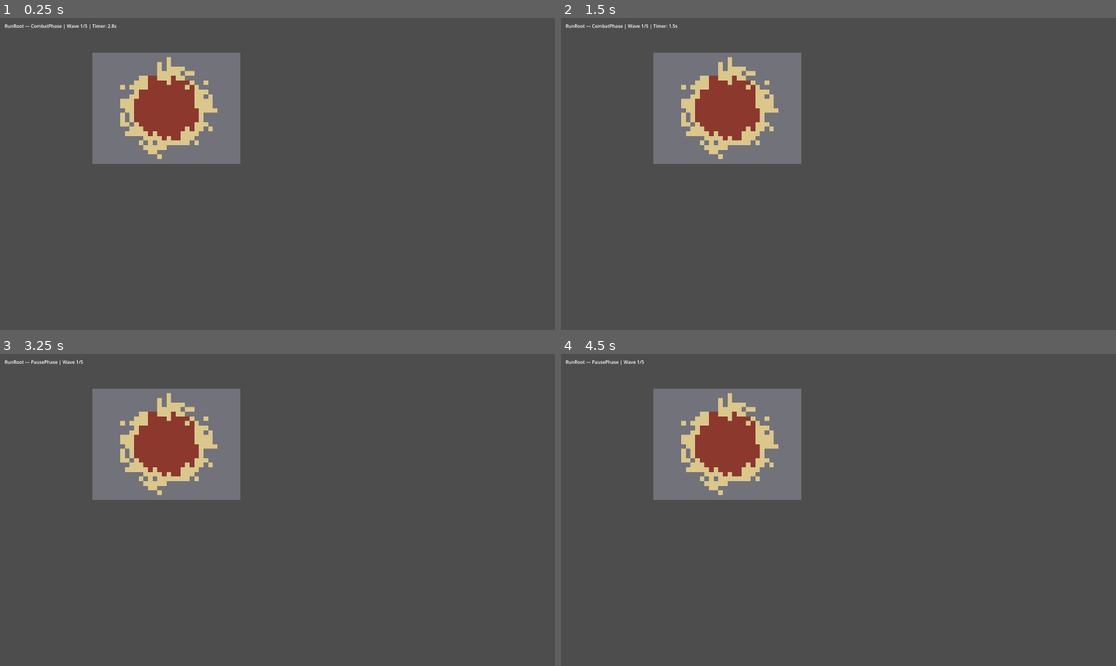
Above: before the commit, frames 1-4 (two rows, left to right).
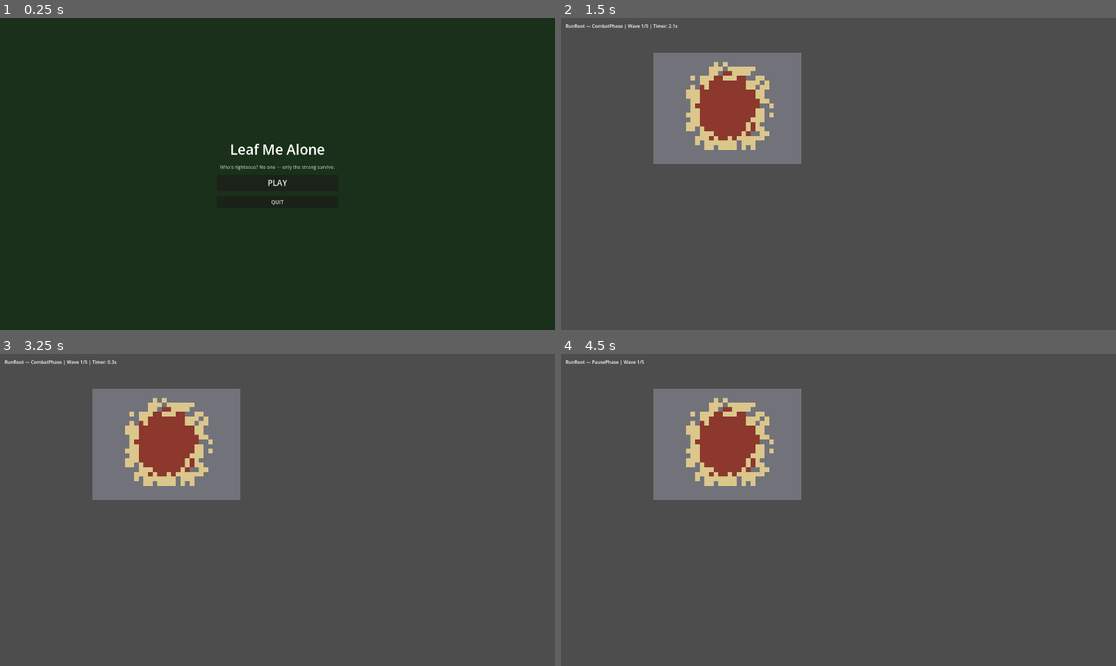
Above: after the commit, the same moments.

Repository: quocthai200x/Leaf-me-alone
Game: Godot game, scene res://scenes/main/main_menu.tscn
Two runs of this game, one before a commit and one after it. Both use one fixed random seed, a clock stepped at 60 frames per second and the inputs below. Before the commit the project starts from res://scenes/run/run_root.tscn.
Inputs (mouse positions are in pixels of both pictures, inside the frame that each line leads up to):
- Up to frame 1 (0.25 s): no input
- Up to frame 2 (1.5 s): click (838, 183) at 0.5 s, where only the run after the commit has a clickable "PLAY"; tap Enter at 1.25 s
- Up to frame 3 (3.25 s): tap Space at 2 s; tap Enter at 2.75 s
- Up to frame 4 (4.5 s): tap Space at 3.5 s; tap Enter at 4.25 s

The runs differ from the first frame. In frame 1, 100% of the frame differs, in the area x 0-100%, y 0-100%; in frame 2, 1.3%; in frame 3, 1.4%; in frame 4, 1.3%.

Commit message:
Add Main Menu and run start flow (Story 1.5).
PLAY/QUIT menu, loading overlay with tropical quip, scene change to RunRoot with wave 1 start. Godot boot verified.

Diff:
--- a/leaf-me-alone/project.godot
+++ b/leaf-me-alone/project.godot
@@ -11,7 +11,7 @@
 [application]
 
 config/name="Leaf Me Alone"
-run/main_scene="res://scenes/run/run_root.tscn"
+run/main_scene="res://scenes/main/main_menu.tscn"
 config/features=PackedStringArray("4.7", "Forward Plus")
 
 [autoload]
--- /dev/null
+++ b/leaf-me-alone/scenes/main/main_menu.gd
@@ -0,0 +1,69 @@
+extends Control
+## Events emitted: none
+## Events listened: none
+
+const RUN_ROOT_SCENE := "res://scenes/run/run_root.tscn"
+const RunStateEnumRes := preload("res://scripts/data/run_state_enum.gd")
+
+const LOADING_BIOME_TEXT := "Tropical — Red Soil"
+const LOADING_QUIP_TEXT := "Generating island… HR not included."
+
+@onready var _play_button: Button = %PlayButton
+@onready var _quit_button: Button = %QuitButton
+@onready var _loading_overlay: ColorRect = %LoadingOverlay
+@onready var _loading_biome_label: Label = %LoadingBiomeLabel
+@onready var _loading_quip_label: Label = %LoadingQuipLabel
+
+
+func _ready() -> void:
+	if RunManager.get_state() != RunStateEnumRes.State.MainMenu:
+		RunManager.reset()
+	_play_button.pressed.connect(_on_play_pressed)
+	_quit_button.pressed.connect(_on_quit_pressed)
+	_loading_overlay.visible = false
+
+
+func _on_play_pressed() -> void:
+	if not RunManager.can_transition_to(RunStateEnumRes.State.RunStart):
+		push_warning("MainMenu: PLAY blocked from state %s" % RunManager.get_state())
+		return
+
+	_set_menu_interactive(false)
+	_show_loading_overlay()
+
+	await get_tree().process_frame
+
+	var seed_value := randi()
+	if seed_value == 0:
+		seed_value = 1
+
+	var grid := RunManager.start_run(seed_value)
+	if grid == null:
+		push_error("MainMenu: RunManager.start_run failed")
+		_hide_loading_overlay()
+		_set_menu_interactive(true)
+		return
+
+	if RunManager.run_state.dogecoin != 0:
+		push_error("MainMenu: Dogecoin must reset to 0 at run start")
+
+	get_tree().change_scene_to_file(RUN_ROOT_SCENE)
+
+
+func _on_quit_pressed() -> void:
+	get_tree().quit()
+
+
+func _show_loading_overlay() -> void:
+	_loading_biome_label.text = tr(LOADING_BIOME_TEXT)
+	_loading_quip_label.text = tr(LOADING_QUIP_TEXT)
+	_loading_overlay.visible = true
+
+
+func _hide_loading_overlay() -> void:
+	_loading_overlay.visible = false
+
+
+func _set_menu_interactive(enabled: bool) -> void:
+	_play_button.disabled = not enabled
+	_quit_button.disabled = not enabled
--- /dev/null
+++ b/leaf-me-alone/scenes/main/main_menu.tscn
@@ -0,0 +1,108 @@
+[gd_scene load_steps=2 format=3 uid="uid://mainmenu001"]
+
+[ext_resource type="Script" path="res://scenes/main/main_menu.gd" id="1_menu"]
+
+[node name="MainMenu" type="Control"]
+layout_mode = 3
+anchors_preset = 15
+anchor_right = 1.0
+anchor_bottom = 1.0
+grow_horizontal = 2
+grow_vertical = 2
+script = ExtResource("1_menu")
+
+[node name="Background" type="ColorRect" parent="."]
+layout_mode = 1
+anchors_preset = 15
+anchor_right = 1.0
+anchor_bottom = 1.0
+grow_horizontal = 2
+grow_vertical = 2
+color = Color(0.101961, 0.188235, 0.101961, 1)
+
+[node name="MenuColumn" type="VBoxContainer" parent="."]
+layout_mode = 1
+anchors_preset = 8
+anchor_left = 0.5
+anchor_top = 0.5
+anchor_right = 0.5
+anchor_bottom = 0.5
+offset_left = -210.0
+offset_top = -160.0
+offset_right = 210.0
+offset_bottom = 160.0
+grow_horizontal = 2
+grow_vertical = 2
+theme_override_constants/separation = 16
+alignment = 1
+
+[node name="TitleLabel" type="Label" parent="MenuColumn"]
+layout_mode = 2
+theme_override_font_sizes/font_size = 48
+text = "Leaf Me Alone"
+horizontal_alignment = 1
+
+[node name="TaglineLabel" type="Label" parent="MenuColumn"]
+layout_mode = 2
+theme_override_colors/font_color = Color(0.658824, 0.709804, 0.627451, 1)
+theme_override_font_sizes/font_size = 16
+text = "Who's righteous? No one — only the strong survive."
+horizontal_alignment = 1
+autowrap_mode = 2
+
+[node name="PlayButton" type="Button" parent="MenuColumn"]
+unique_name_in_owner = true
+custom_minimum_size = Vector2(0, 56)
+layout_mode = 2
+theme_override_font_sizes/font_size = 28
+text = "PLAY"
+
+[node name="QuitButton" type="Button" parent="MenuColumn"]
+unique_name_in_owner = true
+custom_minimum_size = Vector2(0, 44)
+layout_mode = 2
+theme_override_font_sizes/font_size = 18
+text = "QUIT"
+
+[node name="LoadingOverlay" type="ColorRect" parent="."]
+unique_name_in_owner = true
+visible = false
+layout_mode = 1
+anchors_preset = 15
+anchor_right = 1.0
+anchor_bottom = 1.0
+grow_horizontal = 2
+grow_vertical = 2
+color = Color(0.0588235, 0.0862745, 0.0588235, 0.92)
+
+[node name="LoadingColumn" type="VBoxContainer" parent="LoadingOverlay"]
+layout_mode = 1
+anchors_preset = 8
+anchor_left = 0.5
+anchor_top = 0.5
+anchor_right = 0.5
+anchor_bottom = 0.5
+offset_left = -280.0
+offset_top = -60.0
+offset_right = 280.0
+offset_bottom = 60.0
+grow_horizontal = 2
+grow_vertical = 2
+theme_override_constants/separation = 12
+alignment = 1
+
+[node name="LoadingBiomeLabel" type="Label" parent="LoadingOverlay/LoadingColumn"]
+unique_name_in_owner = true
+layout_mode = 2
+theme_override_font_sizes/font_size = 32
+text = "Tropical — Red Soil"
+horizontal_alignment = 1
+
+[node name="LoadingQuipLabel" type="Label" parent="LoadingOverlay/LoadingColumn"]
+unique_name_in_owner = true
+layout_mode = 2
+theme_override_colors/font_color = Color(0.658824, 0.709804, 0.627451, 1)
+theme_override_font_sizes/font_size = 20
+text = "Generating island… HR not included."
+horizontal_alignment = 1
+autowrap_mode = 2
--- a/leaf-me-alone/scenes/run/run_root.gd
+++ b/leaf-me-alone/scenes/run/run_root.gd
@@ -6,7 +6,6 @@
 const RunStateEnumRes := preload("res://scripts/data/run_state_enum.gd")
 const RunEventRes := preload("res://scripts/data/run_event.gd")
 const GameConstantsRes := preload("res://scripts/utils/constants.gd")
-const TEST_SEED := 12345
 
 @onready var _status_label: Label = $UI/StatusLabel
 
@@ -24,13 +23,17 @@
 		_status_label.text = "Content load FAILED"
 		return
 
-	var grid := RunManager.start_run(TEST_SEED)
+	var grid := RunManager.grid_data
 	if grid == null:
-		_status_label.text = "Run start FAILED"
+		_status_label.text = "RunRoot — no active run (start from Main Menu)"
 		return
+
 	_grid_renderer.sync_from_grid_data(grid)
 	_update_status()
-	RunManager.begin_combat_wave()
+
+	if RunManager.get_state() == RunStateEnumRes.State.PausePhase:
+		if not RunManager.begin_combat_wave():
+			_status_label.text = "RunRoot — failed to begin wave 1"
 
 
 func _process(delta: float) -> void:
Not shown, added: _bmad-output/implementation-artifacts/1-5-main-menu-and-run-start-flow.md
Not shown, changed: _bmad-output/implementation-artifacts/sprint-status.yaml
